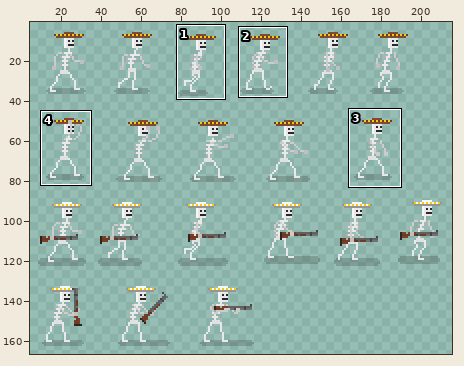
Two versions of one sprite sheet, Assets/Sprites/Enemies/Skeleton.png. The first picture is a wide view before the edit; the outline marks the close-up.
Close-up. As it was:
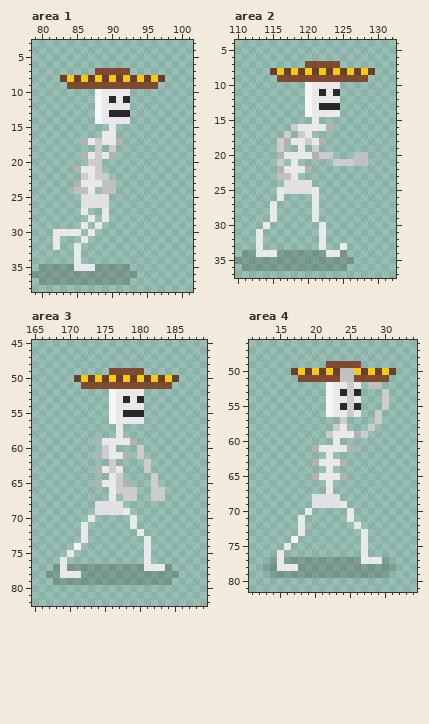
The file is 230x175 pixels. Colours within 5 levels of each other are drawn and written as one. Shown: area 1: x 79..101, y 3..38; area 2: x 110..132, y 4..37; area 3: x 165..189, y 45..82; area 4: x 11..34, y 46..81. The wide view leaves out empty margins. The commit also changed other parts of the picture, which this record leaves out.
Once edited:
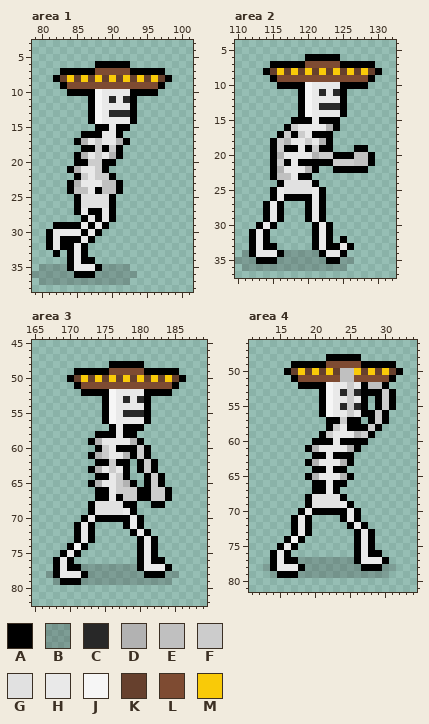
Palette (. is transparent): A #000000  B #1c1c1c34  C #282828  D #b2b2b2  E #c0c0c0  F #cccccc  G #e1e1e1  H #e9e9e9  J #f6f6f6  K #66402d  L #7e4b32  M #f9ca08
Difference:
Changed rows in their new state; - is an unchanged pixel.
Area 1:
first column x 81:
 6 -------AAAAA------
 7 --AAAAA-----AAAAA-
 8 -A---------------A
 9 --A-------------A-
10 ---AAAA-----AAAA--
11 ------A-----A-----
12 ------A-----A-----
13 ------A-----A-----
14 ------A-----A-----
15 -------AA-AA------
16 -----AAA--A-------
17 ----A------A------
18 -----AA-A-A-------
19 ----A-----A-------
20 ----AA--AA--------
21 ---A----A---------
22 ----A----A--------
23 ---A------A-------
24 ---A---A--A-------
25 ----A----A--------
26 ----A----A--------
27 ----A-AA-A--------
28 -----A-A-A--------
29 -AAAA-A-A---------
30 A----A-A----------
31 A-AAA-A-----------
32 A-AA-A------------
33 -A-A-A------------
34 ---A-AA-----------
35 ---A---A----------
36 ----AAA-----------
Area 2:
first column x 112:
 6 --------AAAAA------
 7 ---AAAAA-----AAAAA-
 8 --A---------------A
 9 ---A-------------A-
10 ----AAAA-----AAAA--
11 -------A-----A-----
12 -------A-----A-----
13 -------A-----A-----
14 -------A-----A-----
15 ------AAA-AAA------
16 -----A------A------
17 ----A-A--AAA-------
18 ---A-------A-------
19 ---A-AA-A-AA---AA--
20 ---A--------AAA--A-
21 ---A-A-AAAAA-----A-
22 ---A-----A--AAAAA--
23 ---A---AA----------
24 ----A----A---------
25 ---A------A--------
26 ---A-AAAA-A--------
27 --A-A---A-A--------
28 --A-A---A-A--------
29 --A-A---A-A--------
30 -A-A-----A-A-------
31 A-A------A-A-------
32 A-A------A-A-A-----
33 A-AA-----A-AA-A----
34 A---A-----A--A-----
35 -AAA-------AA------
Area 3:
first column x 168:
48 --------AAAAA------
49 ---AAAAA-----AAAAA-
50 --A---------------A
51 ---A-------------A-
52 ----AAAA-----AAAA--
53 -------A-----A-----
54 -------A-----A-----
55 -------A-----A-----
56 -------A-----A-----
57 --------A-AAA------
58 ------AAA-AA-------
59 -----A------A------
60 ------A--AAA-A-----
61 -----A-----A-A-----
62 ------AA-AA-A-A----
63 -----A----A-A-A----
64 ------AA--A--A-A---
65 -----A-----A-A-A---
66 ------AA----AA--A--
67 ------AA-A--AA--A--
68 -----A----AA--AA---
69 -----A-----A-------
70 ----A-AAAAA-A------
71 ---A-A----A-A------
72 ---A-A-----A-A-----
73 ---A-A------A-A----
74 --A-A-------A-A----
75 -A-A--------A-A----
76 A-A---------A-AA---
77 A-AA--------A---A--
78 A---A--------AAA---
79 -AAA---------------
Area 4:
first column x 14:
48 --------AAAAA------
49 ---AAAAA-----AAAAA-
50 --A---------------A
51 ---A-------------A-
52 ----AAAA-----A--A--
53 -------A-----AAA-A-
54 -------A-----A-A-A-
55 -------A-----A-A-A-
56 -------A-----AA-A--
57 --------AA-AA-A-A--
58 --------A--AAA-A---
59 -------A------A----
60 ------AAA-AAAA-----
61 -----A------A------
62 ------AA-AAA-------
63 -----A-----A-------
64 ------AA-AA--------
65 -----A-----A-------
66 ------AA-AA--------
67 ------AA-A---------
68 -----A----A--------
69 -----A-----A-------
70 ----A-AAAAA-A------
71 ---A-A----A-A------
72 ---A-A-----A-A-----
73 ---A-A------A-A----
74 --A-A-------A-A----
75 -A-A--------A-A----
76 A-A---------A-AA---
77 A-AA--------A---A--
78 A---A--------AAA---
79 -AAA---------------
